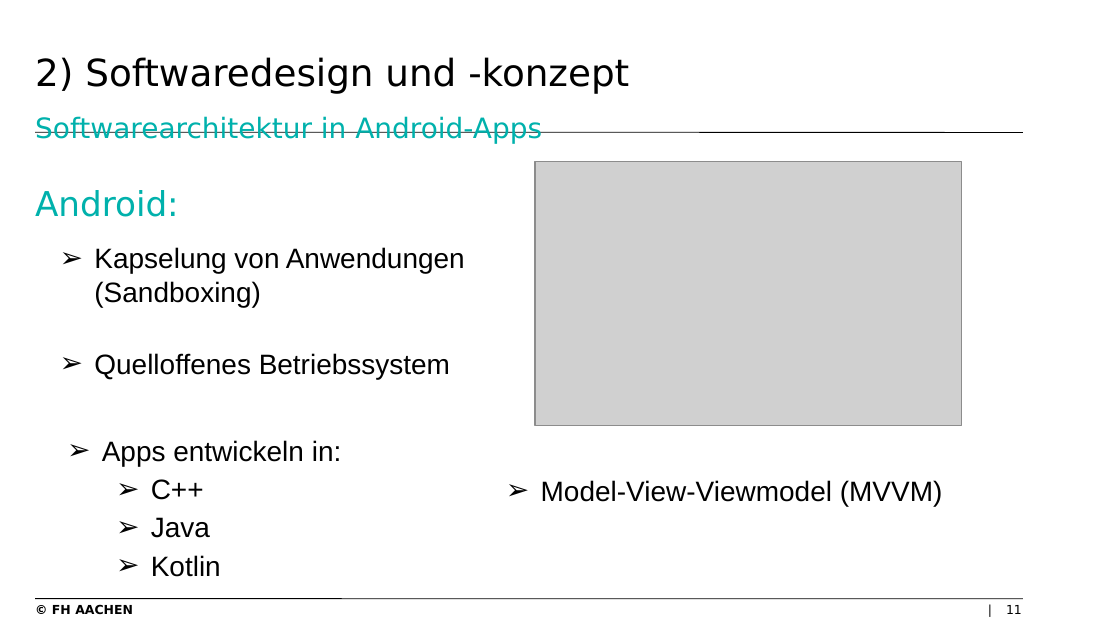
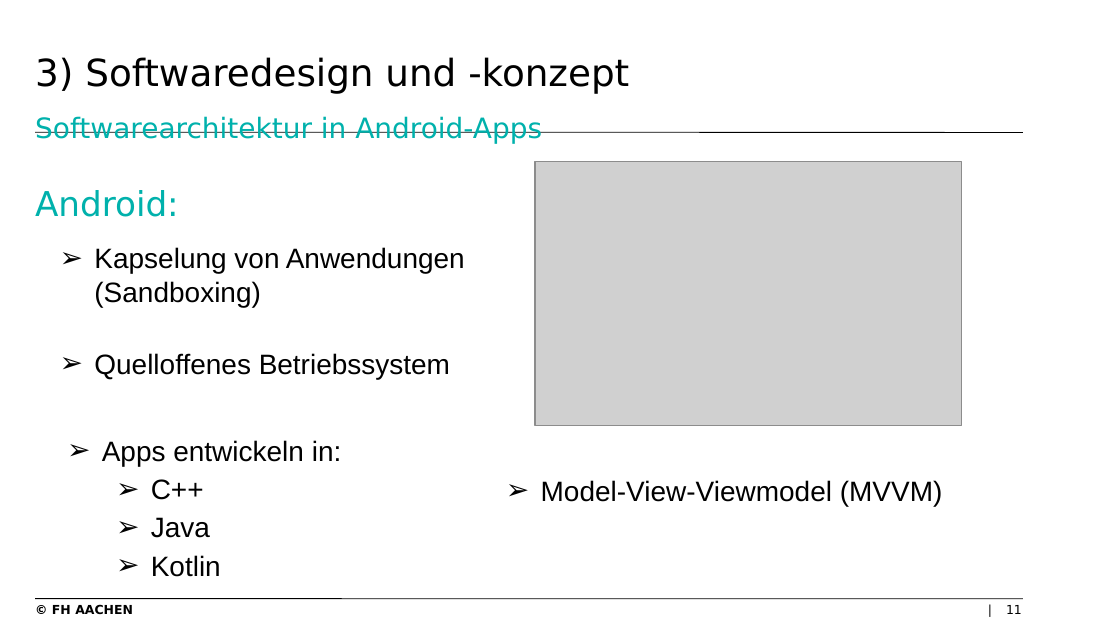
Before and after one commit to levithas/Bachelorprojekt, a slide deck: slide 11 of Dokumentation/Präsentation.pptx. Drawn at 1120x630 pixels with LibreOffice and Linux fonts; fonts in the diff are those of the drawing; grey boxes stand for pictures; background and template pictures are left out. Boxes give left, top, right and bottom in pixels: in the first picture for what was removed or moved away, otherwise in the second. Text is boxed around its words. In the diff, an @@ line names an element or a change of style, - is before the commit and + after.

```diff
--- a/Dokumentation/Präsentation.pptx
+++ b/Dokumentation/Präsentation.pptx
@@ title at [35, 57, 629, 144]: text changed @@
-2) Softwaredesign und -konzept
-Softwarearchitektur in Android-Apps
+3) Softwaredesign und -konzept
+Softwarearchitektur in Android-Apps
```
Also in this commit, not shown: 22 other slides changed.
